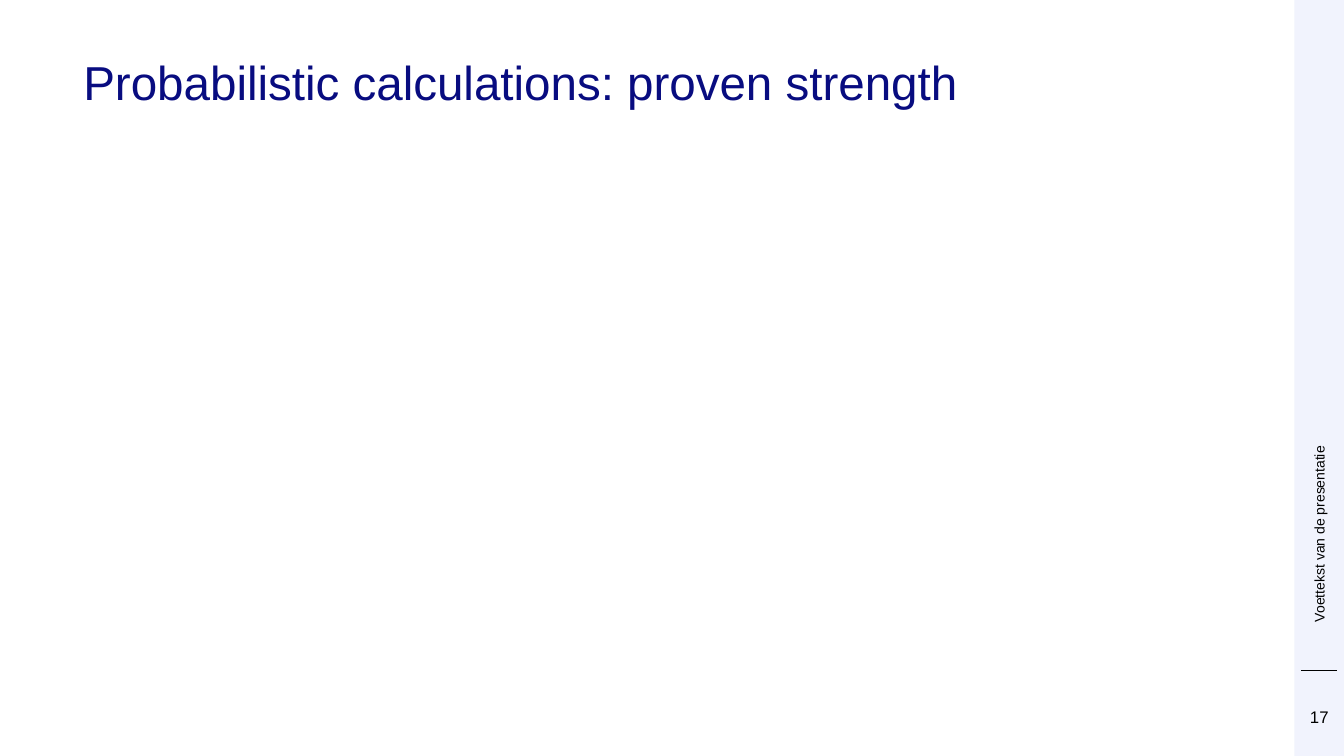
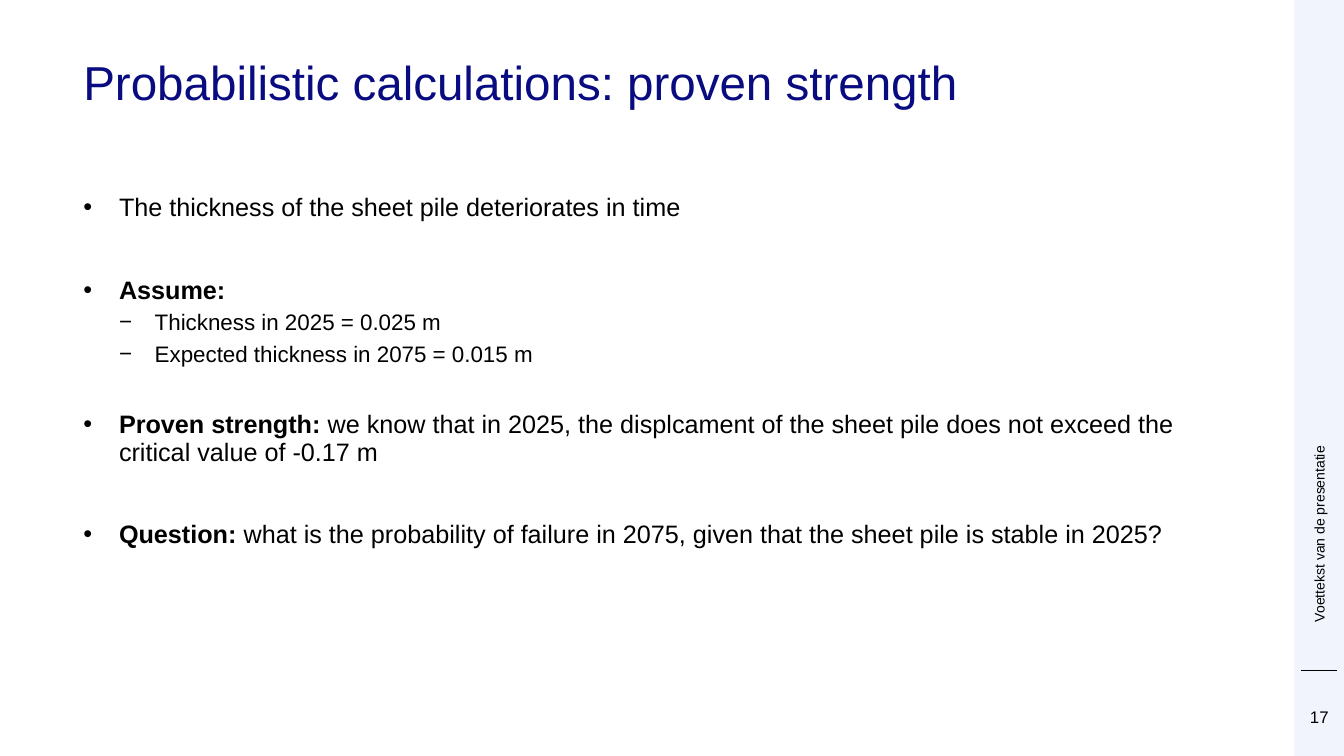
Before and after one commit to Deltares/ProbabilisticLibrary, a slide deck: slide 17 of sources/Deltares.Probabilistic.PWrapper.Examples/kratos/Prob Kratos DSD.pptx. Drawn at 1344x756 pixels with LibreOffice and Linux fonts; fonts in the diff are those of the drawing; background and template pictures are left out. Boxes give left, top, right and bottom in pixels: in the first picture for what was removed or moved away, otherwise in the second. Text is boxed around its words. In the diff, an @@ line names an element or a change of style, - is before the commit and + after.

```diff
--- a/sources/Deltares.Probabilistic.PWrapper.Examples/kratos/Prob Kratos DSD.pptx
+++ b/sources/Deltares.Probabilistic.PWrapper.Examples/kratos/Prob Kratos DSD.pptx
@@ text added at bbox=[119, 197, 1173, 549], 18 pt, text #000000 @@
+• The thickness of the sheet pile deteriorates in time
+• Assume:
+  − Thickness in 2025 = 0.025 m
+  − Expected thickness in 2075 = 0.015 m
+• Proven strength: we know that in 2025, the displcament of the sheet pile does not exceed the critical value of -0.17 m
+• Question: what is the probability of failure in 2075, given that the sheet pile is stable in 2025?
```
Also in this commit, not shown: 3 other slides changed, 2 slides added, 1 other file.
